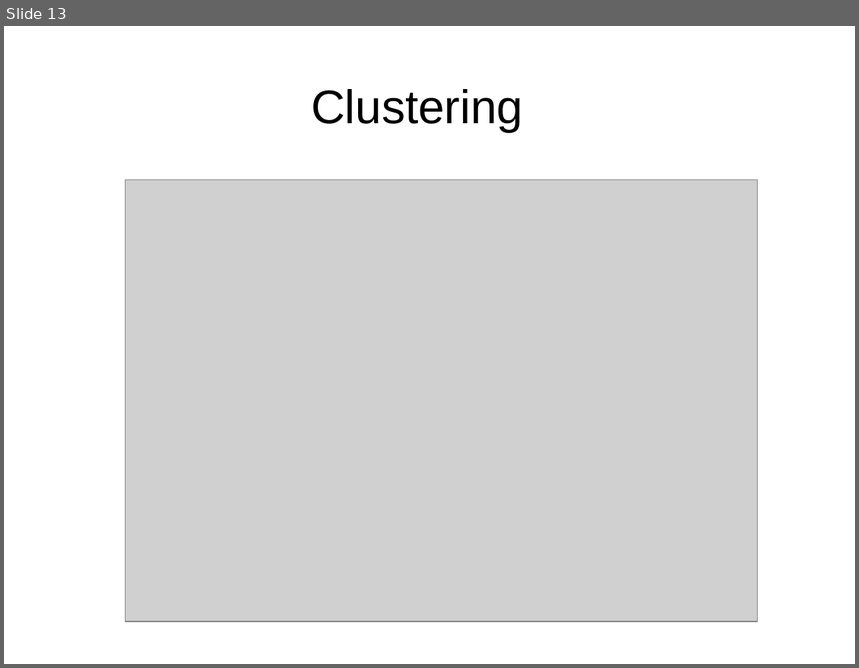
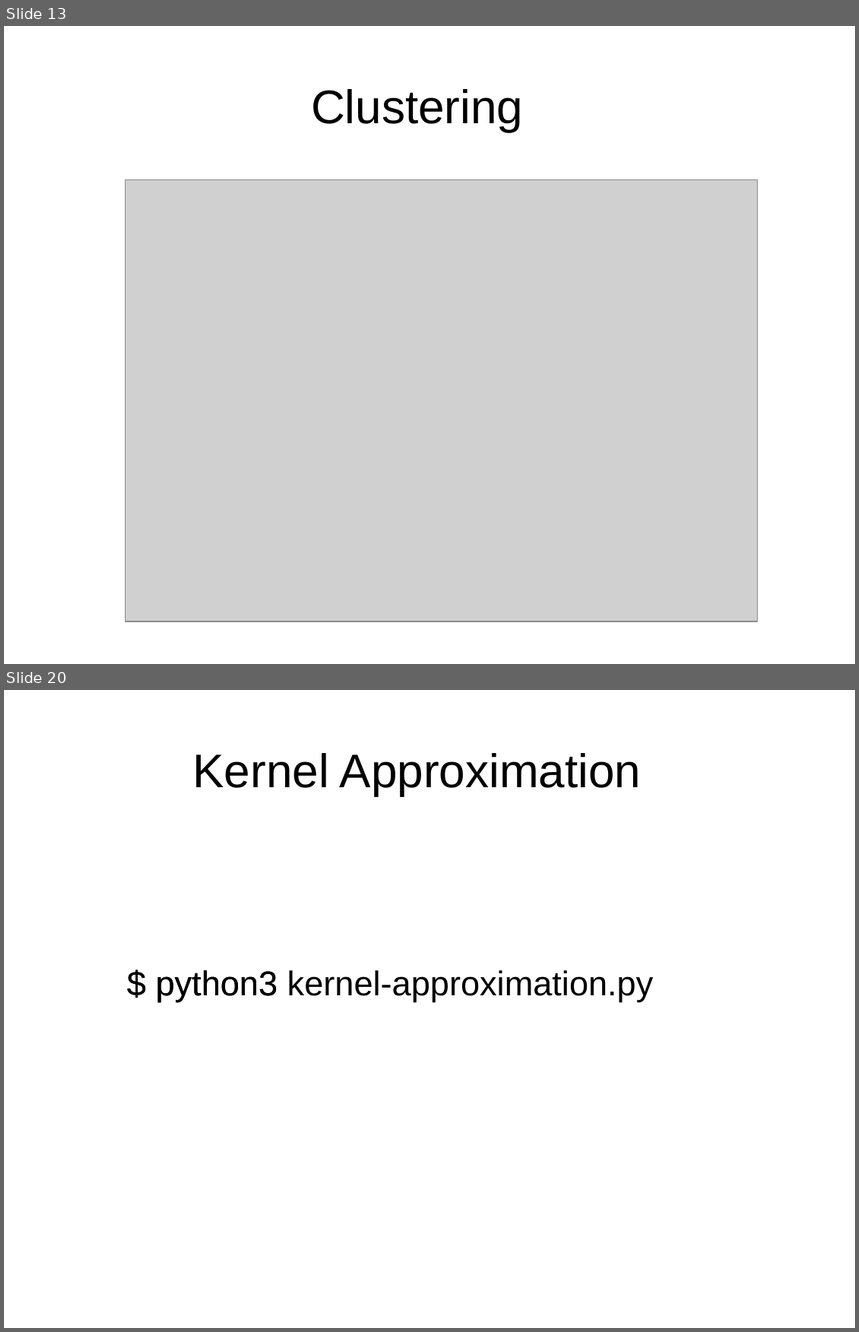
Before and after one commit to davidam/python-examples, a slide deck: presentations/scikit.odp. Shown one above the other, each under a label of ours: slide 13 before the commit, slides 13 and 20 after it; the slides between them are not shown. The pictures are 859x668 and 859x1332 pixels, drawn with LibreOffice and Linux fonts; fonts in the diff are those of the drawing; grey boxes stand for pictures. Boxes give left, top, right and bottom in pixels: in the first picture for what was removed or moved away, otherwise in the second. Text is boxed around its words. In the diff, an @@ line names an element or a change of style, - is before the commit and + after.

```diff
--- a/presentations/scikit.odp
+++ b/presentations/scikit.odp
@@ slide 20 added at (4, 690, 855, 1328), background #FFFFFF @@
@@ title added at (193, 753, 642, 796), 44 pt, text #000000 @@
+Kernel Approximation
@@ text added at (120, 958, 789, 1081), 32 pt, text #000000 @@
+$ python3
@@ text added at (156, 970, 654, 1002), 32 pt, text #000000 @@
+$ python3 kernel-approximation.py
```
Also in this commit, not shown: 8 other slides added.
